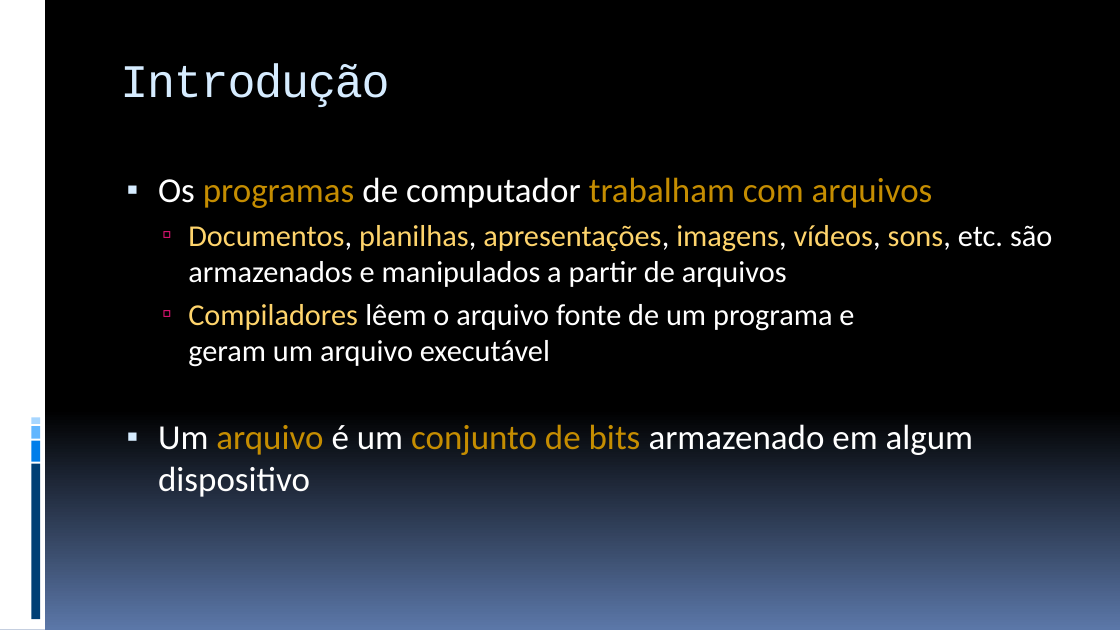
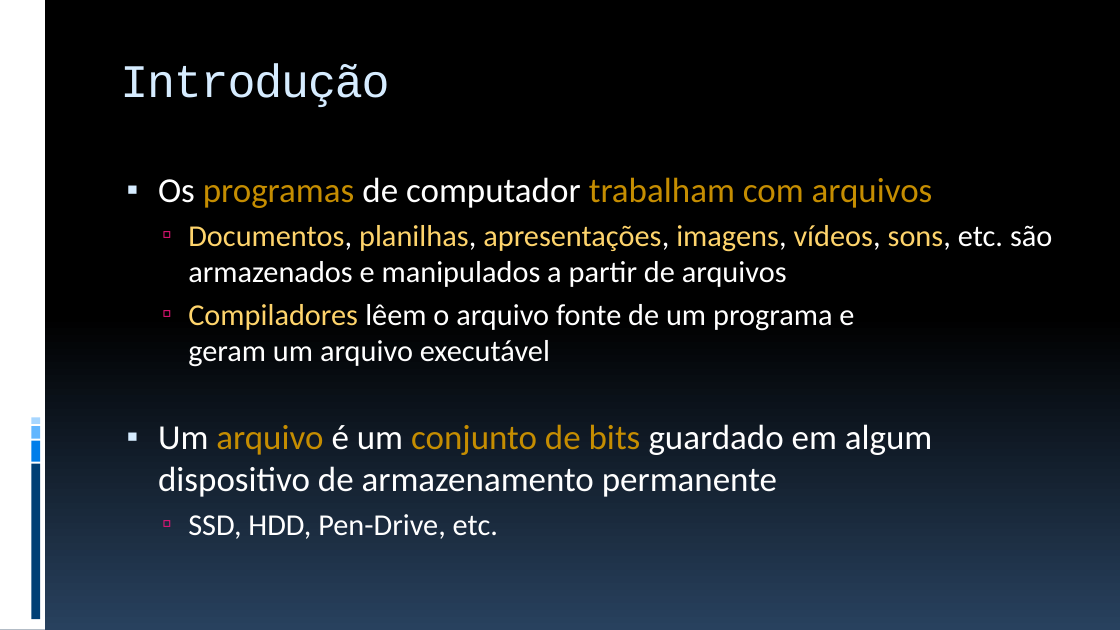
Before and after one commit to JudsonSS/ProgComp, a slide deck: slide 5 of Slides/23. Arquivos Texto.pptx. Drawn at 1120x630 pixels with LibreOffice and Linux fonts; fonts in the diff are those of the drawing. Boxes give left, top, right and bottom in pixels: in the first picture for what was removed or moved away, otherwise in the second. Text is boxed around its words. In the diff, an @@ line names an element or a change of style, - is before the commit and + after.

```diff
--- a/Slides/23. Arquivos Texto.pptx
+++ b/Slides/23. Arquivos Texto.pptx
@@ background gradient #000000 to #5B77A8 to gradient #000000 to #28415E @@
@@ text at (158, 424, 933, 539): text changed @@
-▪ Um arquivo é um conjunto de bits armazenado em algum dispositivo
+▪ Um arquivo é um conjunto de bits guardado em algum dispositivo de armazenamento permanente
+  ▫ SSD, HDD, Pen-Drive, etc.
```
Also in this commit, not shown: 38 other slides changed, 3 other files.
